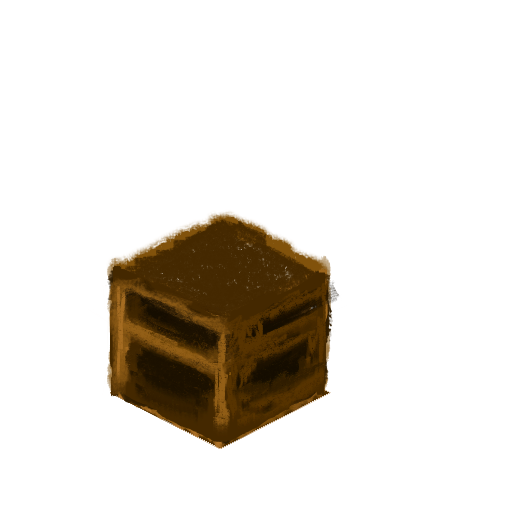
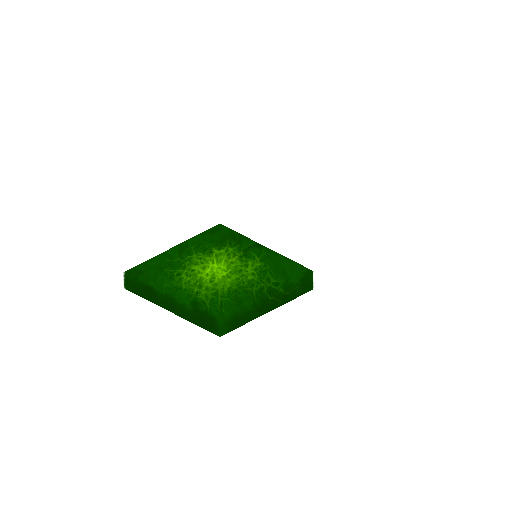
Comparing the layer stacks of the two 512 × 512 images. Changes:
added layer "green1" above "green2" over box(105, 210, 340, 449)
hid "Копия Layer 2", painted on it over box(105, 210, 340, 449)
